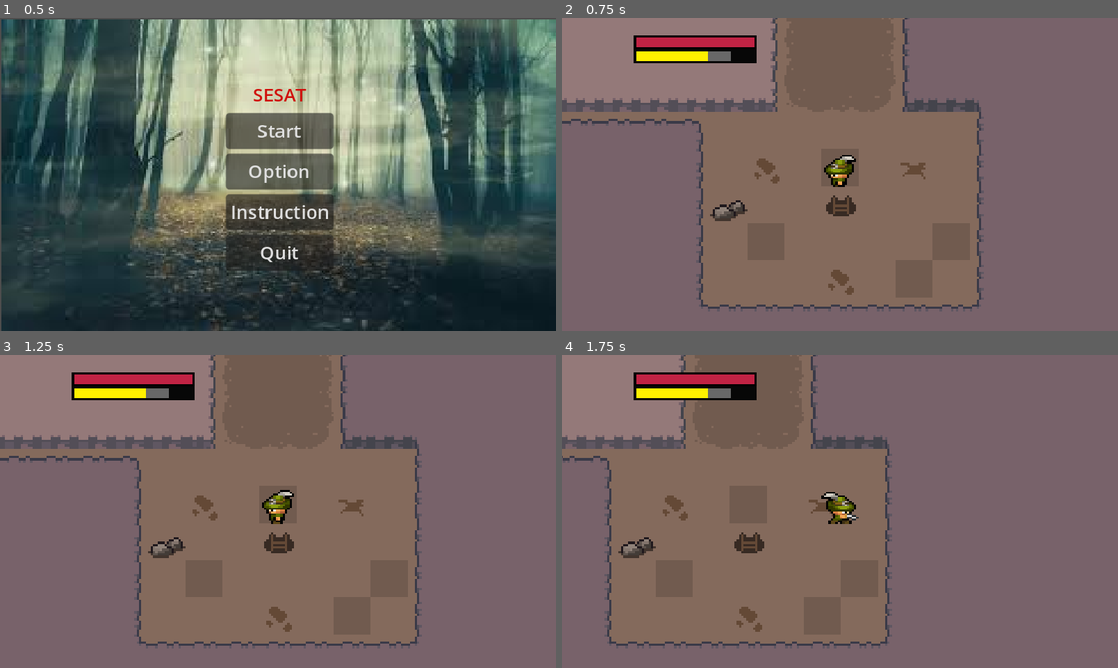
Above: before the commit, frames 1-4 (two rows, left to right).
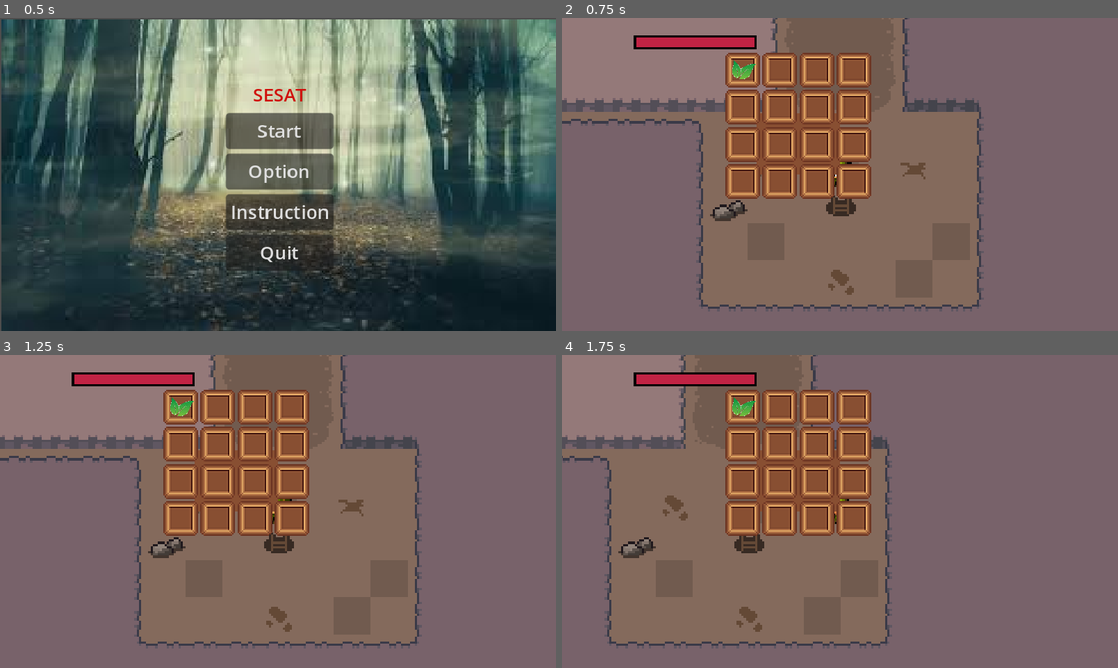
Above: after the commit, the same moments.

Repository: AGuylol/Tt6l-8
Game: Godot game, scene res://scenes/Menu_Spare.tscn
Two runs of this game, one before a commit and one after it. Both use one fixed random seed, a clock stepped at 60 frames per second and the inputs below.
Inputs (mouse positions are in pixels of both pictures, inside the frame that each line leads up to):
- Up to frame 1 (0.5 s): no input
- Up to frame 2 (0.75 s): click "Start" at 0.5 s
- Up to frame 3 (1.25 s): no input
- Up to frame 4 (1.75 s): move the mouse to (962, 495) at 1.27 s; hold D (right) from 1.28 s (still down); click (962, 495) at 1.35 s

Frame 1 is identical in both runs. In frame 2, 12% of the frame differs, in the area x 12-56%, y 10-58%; in frame 3, 12%; in frame 4, 12%.

Commit message:
add bagsystem

Diff:
--- /dev/null
+++ b/arts/icon/icon.svg
@@ -0,0 +1 @@
+<svg height="128" width="128" xmlns="http://www.w3.org/2000/svg"><rect x="2" y="2" width="124" height="124" rx="14" fill="#363d52" stroke="#212532" stroke-width="4"/><g transform="scale(.101) translate(122 122)"><g fill="#fff"><path d="M105 673v33q407 354 814 0v-33z"/><path d="m105 673 152 14q12 1 15 14l4 67 132 10 8-61q2-11 15-15h162q13 4 15 15l8 61 132-10 4-67q3-13 15-14l152-14V427q30-39 56-81-35-59-83-108-43 20-82 47-40-37-88-64 7-51 8-102-59-28-123-42-26 43-46 89-49-7-98 0-20-46-46-89-64 14-123 42 1 51 8 102-48 27-88 64-39-27-82-47-48 49-83 108 26 42 56 81zm0 33v39c0 276 813 276 814 0v-39l-134 12-5 69q-2 10-14 13l-162 11q-12 0-16-11l-10-65H446l-10 65q-4 11-16 11l-162-11q-12-3-14-13l-5-69z" fill="#478cbf"/><path d="M483 600c0 34 58 34 58 0v-86c0-34-58-34-58 0z"/><circle cx="725" cy="526" r="90"/><circle cx="299" cy="526" r="90"/></g><g fill="#414042"><circle cx="307" cy="532" r="60"/><circle cx="717" cy="532" r="60"/></g></g></svg>
--- /dev/null
+++ b/bag.gd
@@ -0,0 +1,21 @@
+extends CanvasLayer
+
+@onready var bagContainer = $NinePatchRect
+@onready var itemSlotContainer = $NinePatchRect/MarginContainer/SlotItem
+
+var items = []
+
+func get_item(itemData):
+	items.append(itemData)
+	_refresh_ui()
+
+func _refresh_ui():
+	var allItemSlots = itemSlotContainer.get_children()
+
+	for i in len(items):
+		var itemData =  items[i]
+		allItemSlots[i].texture = itemData["icon"]
+
+
+func _on_texture_button_pressed():
+	bagContainer.visible = !bagContainer.visible
--- /dev/null
+++ b/bag.tscn
@@ -0,0 +1,318 @@
+[gd_scene load_steps=6 format=3 uid="uid://cfsw28miudcxt"]
+
+[ext_resource type="Texture2D" uid="uid://dvmfcj3m5blgm" path="res://icon/unnamed.png" id="1_0vfex"]
+[ext_resource type="Script" path="res://bag.gd" id="1_2cog5"]
+[ext_resource type="Texture2D" uid="uid://dsobs2nb3g6g1" path="res://icon/sack.jpg" id="2_xcpg6"]
+[ext_resource type="Texture2D" uid="uid://d0txhlxftocts" path="res://icon/invslot1.png" id="3_qkm12"]
+[ext_resource type="Texture2D" uid="uid://dfqc75dehg52p" path="res://icon/herb1.png" id="4_0opmx"]
+
+[node name="Bag" type="CanvasLayer"]
+script = ExtResource("1_2cog5")
+
+[node name="TextureButton" type="TextureButton" parent="."]
+offset_left = 1009.0
+offset_top = 510.0
+offset_right = 1521.0
+offset_bottom = 1022.0
+scale = Vector2(0.2, 0.2)
+texture_normal = ExtResource("1_0vfex")
+texture_pressed = ExtResource("2_xcpg6")
+texture_hover = ExtResource("2_xcpg6")
+
+[node name="NinePatchRect" type="NinePatchRect" parent="."]
+custom_minimum_size = Vector2(420, 290)
+offset_left = 554.0
+offset_top = 330.0
+offset_right = 594.0
+offset_bottom = 370.0
+texture = ExtResource("3_qkm12")
+region_rect = Rect2(8.39569, 6.00359, 8.76235, 10.8653)
+
+[node name="MarginContainer" type="MarginContainer" parent="NinePatchRect"]
+layout_mode = 1
+anchors_preset = 15
+anchor_right = 1.0
+anchor_bottom = 1.0
+grow_horizontal = 2
+grow_vertical = 2
+theme_override_constants/margin_left = 20
+theme_override_constants/margin_top = 20
+theme_override_constants/margin_right = 20
+theme_override_constants/margin_bottom = 20
+
+[node name="SlotBackground" type="GridContainer" parent="NinePatchRect/MarginContainer"]
+layout_mode = 2
+columns = 6
+
+[node name="TextureRect" type="TextureRect" parent="NinePatchRect/MarginContainer/SlotBackground"]
+custom_minimum_size = Vector2(60, 60)
+layout_mode = 2
+texture = ExtResource("3_qkm12")
+expand_mode = 1
+
+[node name="TextureRect2" type="TextureRect" parent="NinePatchRect/MarginContainer/SlotBackground"]
+custom_minimum_size = Vector2(60, 60)
+layout_mode = 2
+texture = ExtResource("3_qkm12")
+expand_mode = 1
+
+[node name="TextureRect3" type="TextureRect" parent="NinePatchRect/MarginContainer/SlotBackground"]
+custom_minimum_size = Vector2(60, 60)
+layout_mode = 2
+texture = ExtResource("3_qkm12")
+expand_mode = 1
+
+[node name="TextureRect4" type="TextureRect" parent="NinePatchRect/MarginContainer/SlotBackground"]
+custom_minimum_size = Vector2(60, 60)
+layout_mode = 2
+texture = ExtResource("3_qkm12")
+expand_mode = 1
+
+[node name="TextureRect5" type="TextureRect" parent="NinePatchRect/MarginContainer/SlotBackground"]
+custom_minimum_size = Vector2(60, 60)
+layout_mode = 2
+texture = ExtResource("3_qkm12")
+expand_mode = 1
+
+[node name="TextureRect6" type="TextureRect" parent="NinePatchRect/MarginContainer/SlotBackground"]
+custom_minimum_size = Vector2(60, 60)
+layout_mode = 2
+texture = ExtResource("3_qkm12")
+expand_mode = 1
+
+[node name="TextureRect7" type="TextureRect" parent="NinePatchRect/MarginContainer/SlotBackground"]
+custom_minimum_size = Vector2(60, 60)
+layout_mode = 2
+texture = ExtResource("3_qkm12")
+expand_mode = 1
+
+[node name="TextureRect8" type="TextureRect" parent="NinePatchRect/MarginContainer/SlotBackground"]
+custom_minimum_size = Vector2(60, 60)
+layout_mode = 2
+texture = ExtResource("3_qkm12")
+expand_mode = 1
+
+[node name="TextureRect9" type="TextureRect" parent="NinePatchRect/MarginContainer/SlotBackground"]
+custom_minimum_size = Vector2(60, 60)
+layout_mode = 2
+texture = ExtResource("3_qkm12")
+expand_mode = 1
+
+[node name="TextureRect10" type="TextureRect" parent="NinePatchRect/MarginContainer/SlotBackground"]
+custom_minimum_size = Vector2(60, 60)
+layout_mode = 2
+texture = ExtResource("3_qkm12")
+expand_mode = 1
+
+[node name="TextureRect11" type="TextureRect" parent="NinePatchRect/MarginContainer/SlotBackground"]
+custom_minimum_size = Vector2(60, 60)
+layout_mode = 2
+texture = ExtResource("3_qkm12")
+expand_mode = 1
+
+[node name="TextureRect12" type="TextureRect" parent="NinePatchRect/MarginContainer/SlotBackground"]
+custom_minimum_size = Vector2(60, 60)
+layout_mode = 2
+texture = ExtResource("3_qkm12")
+expand_mode = 1
+
+[node name="TextureRect13" type="TextureRect" parent="NinePatchRect/MarginContainer/SlotBackground"]
+custom_minimum_size = Vector2(60, 60)
+layout_mode = 2
+texture = ExtResource("3_qkm12")
+expand_mode = 1
+
+[node name="TextureRect14" type="TextureRect" parent="NinePatchRect/MarginContainer/SlotBackground"]
+custom_minimum_size = Vector2(60, 60)
+layout_mode = 2
+texture = ExtResource("3_qkm12")
+expand_mode = 1
+
+[node name="TextureRect15" type="TextureRect" parent="NinePatchRect/MarginContainer/SlotBackground"]
+custom_minimum_size = Vector2(60, 60)
+layout_mode = 2
+texture = ExtResource("3_qkm12")
+expand_mode = 1
+
+[node name="TextureRect16" type="TextureRect" parent="NinePatchRect/MarginContainer/SlotBackground"]
+custom_minimum_size = Vector2(60, 60)
+layout_mode = 2
+texture = ExtResource("3_qkm12")
+expand_mode = 1
+
+[node name="TextureRect17" type="TextureRect" parent="NinePatchRect/MarginContainer/SlotBackground"]
+custom_minimum_size = Vector2(60, 60)
+layout_mode = 2
+texture = ExtResource("3_qkm12")
+expand_mode = 1
+
+[node name="TextureRect18" type="TextureRect" parent="NinePatchRect/MarginContainer/SlotBackground"]
+custom_minimum_size = Vector2(60, 60)
+layout_mode = 2
+texture = ExtResource("3_qkm12")
+expand_mode = 1
+
+[node name="TextureRect19" type="TextureRect" parent="NinePatchRect/MarginContainer/SlotBackground"]
+custom_minimum_size = Vector2(60, 60)
+layout_mode = 2
+texture = ExtResource("3_qkm12")
+expand_mode = 1
+
+[node name="TextureRect20" type="TextureRect" parent="NinePatchRect/MarginContainer/SlotBackground"]
+custom_minimum_size = Vector2(60, 60)
+layout_mode = 2
+texture = ExtResource("3_qkm12")
+expand_mode = 1
+
+[node name="TextureRect21" type="TextureRect" parent="NinePatchRect/MarginContainer/SlotBackground"]
+custom_minimum_size = Vector2(60, 60)
+layout_mode = 2
+texture = ExtResource("3_qkm12")
+expand_mode = 1
+
+[node name="TextureRect22" type="TextureRect" parent="NinePatchRect/MarginContainer/SlotBackground"]
+custom_minimum_size = Vector2(60, 60)
+layout_mode = 2
+texture = ExtResource("3_qkm12")
+expand_mode = 1
+
+[node name="TextureRect23" type="TextureRect" parent="NinePatchRect/MarginContainer/SlotBackground"]
+custom_minimum_size = Vector2(60, 60)
+layout_mode = 2
+texture = ExtResource("3_qkm12")
+expand_mode = 1
+
+[node name="TextureRect24" type="TextureRect" parent="NinePatchRect/MarginContainer/SlotBackground"]
+custom_minimum_size = Vector2(60, 60)
+layout_mode = 2
+texture = ExtResource("3_qkm12")
+expand_mode = 1
+
+[node name="SlotItem" type="GridContainer" parent="NinePatchRect/MarginContainer"]
+layout_mode = 2
+columns = 6
+
+[node name="TextureRect" type="TextureRect" parent="NinePatchRect/MarginContainer/SlotItem"]
+custom_minimum_size = Vector2(60, 60)
+layout_mode = 2
+texture = ExtResource("4_0opmx")
+expand_mode = 1
+
+[node name="TextureRect20" type="TextureRect" parent="NinePatchRect/MarginContainer/SlotItem"]
+custom_minimum_size = Vector2(60, 60)
+layout_mode = 2
+texture = ExtResource("4_0opmx")
+expand_mode = 1
+
+[node name="TextureRect24" type="TextureRect" parent="NinePatchRect/MarginContainer/SlotItem"]
+custom_minimum_size = Vector2(60, 60)
+layout_mode = 2
+texture = ExtResource("4_0opmx")
+expand_mode = 1
+
+[node name="TextureRect2" type="TextureRect" parent="NinePatchRect/MarginContainer/SlotItem"]
+custom_minimum_size = Vector2(60, 60)
+layout_mode = 2
+expand_mode = 1
+
+[node name="TextureRect3" type="TextureRect" parent="NinePatchRect/MarginContainer/SlotItem"]
+custom_minimum_size = Vector2(60, 60)
+layout_mode = 2
+expand_mode = 1
+
+[node name="TextureRect4" type="TextureRect" parent="NinePatchRect/MarginContainer/SlotItem"]
+custom_minimum_size = Vector2(60, 60)
+layout_mode = 2
+expand_mode = 1
+
+[node name="TextureRect5" type="TextureRect" parent="NinePatchRect/MarginContainer/SlotItem"]
+custom_minimum_size = Vector2(60, 60)
+layout_mode = 2
+expand_mode = 1
+
+[node name="TextureRect6" type="TextureRect" parent="NinePatchRect/MarginContainer/SlotItem"]
+custom_minimum_size = Vector2(60, 60)
+layout_mode = 2
+expand_mode = 1
+
+[node name="TextureRect7" type="TextureRect" parent="NinePatchRect/MarginContainer/SlotItem"]
+custom_minimum_size = Vector2(60, 60)
+layout_mode = 2
+expand_mode = 1
+
+[node name="TextureRect8" type="TextureRect" parent="NinePatchRect/MarginContainer/SlotItem"]
+custom_minimum_size = Vector2(60, 60)
+layout_mode = 2
+expand_mode = 1
+
+[node name="TextureRect9" type="TextureRect" parent="NinePatchRect/MarginContainer/SlotItem"]
+custom_minimum_size = Vector2(60, 60)
+layout_mode = 2
+expand_mode = 1
+
+[node name="TextureRect10" type="TextureRect" parent="NinePatchRect/MarginContainer/SlotItem"]
+custom_minimum_size = Vector2(60, 60)
+layout_mode = 2
+expand_mode = 1
+
+[node name="TextureRect11" type="TextureRect" parent="NinePatchRect/MarginContainer/SlotItem"]
+custom_minimum_size = Vector2(60, 60)
+layout_mode = 2
+expand_mode = 1
+
+[node name="TextureRect12" type="TextureRect" parent="NinePatchRect/MarginContainer/SlotItem"]
+custom_minimum_size = Vector2(60, 60)
+layout_mode = 2
+expand_mode = 1
+
+[node name="TextureRect13" type="TextureRect" parent="NinePatchRect/MarginContainer/SlotItem"]
+custom_minimum_size = Vector2(60, 60)
+layout_mode = 2
+expand_mode = 1
+
+[node name="TextureRect14" type="TextureRect" parent="NinePatchRect/MarginContainer/SlotItem"]
+custom_minimum_size = Vector2(60, 60)
+layout_mode = 2
+expand_mode = 1
+
+[node name="TextureRect15" type="TextureRect" parent="NinePatchRect/MarginContainer/SlotItem"]
+custom_minimum_size = Vector2(60, 60)
+layout_mode = 2
+expand_mode = 1
+
+[node name="TextureRect16" type="TextureRect" parent="NinePatchRect/MarginContainer/SlotItem"]
+custom_minimum_size = Vector2(60, 60)
+layout_mode = 2
+expand_mode = 1
+
+[node name="TextureRect17" type="TextureRect" parent="NinePatchRect/MarginContainer/SlotItem"]
+custom_minimum_size = Vector2(60, 60)
+layout_mode = 2
+expand_mode = 1
+
+[node name="TextureRect18" type="TextureRect" parent="NinePatchRect/MarginContainer/SlotItem"]
+custom_minimum_size = Vector2(60, 60)
+layout_mode = 2
+expand_mode = 1
+
+[node name="TextureRect19" type="TextureRect" parent="NinePatchRect/MarginContainer/SlotItem"]
+custom_minimum_size = Vector2(60, 60)
+layout_mode = 2
+expand_mode = 1
+
+[node name="TextureRect21" type="TextureRect" parent="NinePatchRect/MarginContainer/SlotItem"]
+custom_minimum_size = Vector2(60, 60)
+layout_mode = 2
+expand_mode = 1
+
+[node name="TextureRect22" type="TextureRect" parent="NinePatchRect/MarginContainer/SlotItem"]
+custom_minimum_size = Vector2(60, 60)
+layout_mode = 2
+expand_mode = 1
+
+[node name="TextureRect23" type="TextureRect" parent="NinePatchRect/MarginContainer/SlotItem"]
+custom_minimum_size = Vector2(60, 60)
+layout_mode = 2
+expand_mode = 1
+
+[connection signal="pressed" from="TextureButton" to="." method="_on_texture_button_pressed"]
--- /dev/null
+++ b/scenes/bag.tscn
@@ -0,0 +1,246 @@
+[gd_scene load_steps=6 format=3 uid="uid://bvpmgvvur04d5"]
+
+[ext_resource type="Texture2D" uid="uid://dvmfcj3m5blgm" path="res://arts/icon/unnamed.png" id="1_0vfex"]
+[ext_resource type="Script" path="res://bag.gd" id="1_2cog5"]
+[ext_resource type="Texture2D" uid="uid://dsobs2nb3g6g1" path="res://arts/icon/sack.jpg" id="2_xcpg6"]
+[ext_resource type="Texture2D" uid="uid://d0txhlxftocts" path="res://arts/icon/invslot1.png" id="3_qkm12"]
+[ext_resource type="Texture2D" uid="uid://dfqc75dehg52p" path="res://arts/icon/herb1.png" id="4_0opmx"]
+
+[node name="Bag" type="CanvasLayer"]
+script = ExtResource("1_2cog5")
+
+[node name="TextureButton" type="TextureButton" parent="."]
+anchors_preset = 8
+anchor_left = 0.5
+anchor_top = 0.5
+anchor_right = 0.5
+anchor_bottom = 0.5
+offset_left = -256.0
+offset_top = -256.0
+offset_right = 256.0
+offset_bottom = 256.0
+grow_horizontal = 2
+grow_vertical = 2
+scale = Vector2(0.1, 0.1)
+texture_normal = ExtResource("1_0vfex")
+texture_pressed = ExtResource("2_xcpg6")
+texture_hover = ExtResource("2_xcpg6")
+
+[node name="NinePatchRect" type="NinePatchRect" parent="."]
+anchors_preset = 8
+anchor_left = 0.5
+anchor_top = 0.5
+anchor_right = 0.5
+anchor_bottom = 0.5
+offset_left = -72.0
+offset_top = -53.0
+offset_right = 72.0
+offset_bottom = 53.0
+grow_horizontal = 2
+grow_vertical = 2
+scale = Vector2(0.5, 0.5)
+texture = ExtResource("3_qkm12")
+region_rect = Rect2(8.39569, 6.00359, 8.76235, 10.8653)
+
+[node name="MarginContainer" type="MarginContainer" parent="NinePatchRect"]
+layout_mode = 1
+anchors_preset = 15
+anchor_right = 1.0
+anchor_bottom = 1.0
+offset_left = -56.0
+offset_top = -110.0
+offset_right = 56.0
+offset_bottom = 47.0
+grow_horizontal = 2
+grow_vertical = 2
+theme_override_constants/margin_left = 10
+theme_override_constants/margin_top = 10
+theme_override_constants/margin_right = 10
+theme_override_constants/margin_bottom = 10
+
+[node name="SlotBackground" type="GridContainer" parent="NinePatchRect/MarginContainer"]
+layout_mode = 2
+columns = 4
+
+[node name="TextureRect" type="TextureRect" parent="NinePatchRect/MarginContainer/SlotBackground"]
+custom_minimum_size = Vector2(60, 60)
+layout_mode = 2
+texture = ExtResource("3_qkm12")
+expand_mode = 1
+
+[node name="TextureRect2" type="TextureRect" parent="NinePatchRect/MarginContainer/SlotBackground"]
+custom_minimum_size = Vector2(60, 60)
+layout_mode = 2
+texture = ExtResource("3_qkm12")
+expand_mode = 1
+
+[node name="TextureRect3" type="TextureRect" parent="NinePatchRect/MarginContainer/SlotBackground"]
+custom_minimum_size = Vector2(60, 60)
+layout_mode = 2
+texture = ExtResource("3_qkm12")
+expand_mode = 1
+
+[node name="TextureRect4" type="TextureRect" parent="NinePatchRect/MarginContainer/SlotBackground"]
+custom_minimum_size = Vector2(60, 60)
+layout_mode = 2
+texture = ExtResource("3_qkm12")
+expand_mode = 1
+
+[node name="TextureRect5" type="TextureRect" parent="NinePatchRect/MarginContainer/SlotBackground"]
+custom_minimum_size = Vector2(60, 60)
+layout_mode = 2
+texture = ExtResource("3_qkm12")
+expand_mode = 1
+
+[node name="TextureRect6" type="TextureRect" parent="NinePatchRect/MarginContainer/SlotBackground"]
+custom_minimum_size = Vector2(60, 60)
+layout_mode = 2
+texture = ExtResource("3_qkm12")
+expand_mode = 1
+
+[node name="TextureRect7" type="TextureRect" parent="NinePatchRect/MarginContainer/SlotBackground"]
+custom_minimum_size = Vector2(60, 60)
+layout_mode = 2
+texture = ExtResource("3_qkm12")
+expand_mode = 1
+
+[node name="TextureRect8" type="TextureRect" parent="NinePatchRect/MarginContainer/SlotBackground"]
+custom_minimum_size = Vector2(60, 60)
+layout_mode = 2
+texture = ExtResource("3_qkm12")
+expand_mode = 1
+
+[node name="TextureRect9" type="TextureRect" parent="NinePatchRect/MarginContainer/SlotBackground"]
+custom_minimum_size = Vector2(60, 60)
+layout_mode = 2
+texture = ExtResource("3_qkm12")
+expand_mode = 1
+
+[node name="TextureRect10" type="TextureRect" parent="NinePatchRect/MarginContainer/SlotBackground"]
+custom_minimum_size = Vector2(60, 60)
+layout_mode = 2
+texture = ExtResource("3_qkm12")
+expand_mode = 1
+
+[node name="TextureRect11" type="TextureRect" parent="NinePatchRect/MarginContainer/SlotBackground"]
+custom_minimum_size = Vector2(60, 60)
+layout_mode = 2
+texture = ExtResource("3_qkm12")
+expand_mode = 1
+
+[node name="TextureRect12" type="TextureRect" parent="NinePatchRect/MarginContainer/SlotBackground"]
+custom_minimum_size = Vector2(60, 60)
+layout_mode = 2
+texture = ExtResource("3_qkm12")
+expand_mode = 1
+
+[node name="TextureRect13" type="TextureRect" parent="NinePatchRect/MarginContainer/SlotBackground"]
+custom_minimum_size = Vector2(60, 60)
+layout_mode = 2
+texture = ExtResource("3_qkm12")
+expand_mode = 1
+
+[node name="TextureRect14" type="TextureRect" parent="NinePatchRect/MarginContainer/SlotBackground"]
+custom_minimum_size = Vector2(60, 60)
+layout_mode = 2
+texture = ExtResource("3_qkm12")
+expand_mode = 1
+
+[node name="TextureRect15" type="TextureRect" parent="NinePatchRect/MarginContainer/SlotBackground"]
+custom_minimum_size = Vector2(60, 60)
+layout_mode = 2
+texture = ExtResource("3_qkm12")
+expand_mode = 1
+
+[node name="TextureRect16" type="TextureRect" parent="NinePatchRect/MarginContainer/SlotBackground"]
+custom_minimum_size = Vector2(60, 60)
+layout_mode = 2
+texture = ExtResource("3_qkm12")
+expand_mode = 1
+
+[node name="SlotItem" type="GridContainer" parent="NinePatchRect/MarginContainer"]
+layout_mode = 2
+columns = 4
+
+[node name="TextureRect" type="TextureRect" parent="NinePatchRect/MarginContainer/SlotItem"]
+custom_minimum_size = Vector2(60, 60)
+layout_mode = 2
+texture = ExtResource("4_0opmx")
+expand_mode = 1
+
+[node name="TextureRect2" type="TextureRect" parent="NinePatchRect/MarginContainer/SlotItem"]
+custom_minimum_size = Vector2(60, 60)
+layout_mode = 2
+expand_mode = 1
+
+[node name="TextureRect3" type="TextureRect" parent="NinePatchRect/MarginContainer/SlotItem"]
+custom_minimum_size = Vector2(60, 60)
+layout_mode = 2
+expand_mode = 1
+
+[node name="TextureRect4" type="TextureRect" parent="NinePatchRect/MarginContainer/SlotItem"]
+custom_minimum_size = Vector2(60, 60)
+layout_mode = 2
+expand_mode = 1
+
+[node name="TextureRect5" type="TextureRect" parent="NinePatchRect/MarginContainer/SlotItem"]
+custom_minimum_size = Vector2(60, 60)
+layout_mode = 2
+expand_mode = 1
+
+[node name="TextureRect6" type="TextureRect" parent="NinePatchRect/MarginContainer/SlotItem"]
+custom_minimum_size = Vector2(60, 60)
+layout_mode = 2
+expand_mode = 1
+
+[node name="TextureRect7" type="TextureRect" parent="NinePatchRect/MarginContainer/SlotItem"]
+custom_minimum_size = Vector2(60, 60)
+layout_mode = 2
+expand_mode = 1
+
+[node name="TextureRect8" type="TextureRect" parent="NinePatchRect/MarginContainer/SlotItem"]
+custom_minimum_size = Vector2(60, 60)
+layout_mode = 2
+expand_mode = 1
+
+[node name="TextureRect9" type="TextureRect" parent="NinePatchRect/MarginContainer/SlotItem"]
+custom_minimum_size = Vector2(60, 60)
+layout_mode = 2
+expand_mode = 1
+
+[node name="TextureRect10" type="TextureRect" parent="NinePatchRect/MarginContainer/SlotItem"]
+custom_minimum_size = Vector2(60, 60)
+layout_mode = 2
+expand_mode = 1
+
+[node name="TextureRect11" type="TextureRect" parent="NinePatchRect/MarginContainer/SlotItem"]
+custom_minimum_size = Vector2(60, 60)
+layout_mode = 2
+expand_mode = 1
+
+[node name="TextureRect12" type="TextureRect" parent="NinePatchRect/MarginContainer/SlotItem"]
+custom_minimum_size = Vector2(60, 60)
+layout_mode = 2
+expand_mode = 1
+
+[node name="TextureRect13" type="TextureRect" parent="NinePatchRect/MarginContainer/SlotItem"]
+custom_minimum_size = Vector2(60, 60)
+layout_mode = 2
+expand_mode = 1
+
+[node name="TextureRect14" type="TextureRect" parent="NinePatchRect/MarginContainer/SlotItem"]
+custom_minimum_size = Vector2(60, 60)
+layout_mode = 2
+expand_mode = 1
+
+[node name="TextureRect15" type="TextureRect" parent="NinePatchRect/MarginContainer/SlotItem"]
+custom_minimum_size = Vector2(60, 60)
+layout_mode = 2
+expand_mode = 1
+
+[node name="TextureRect16" type="TextureRect" parent="NinePatchRect/MarginContainer/SlotItem"]
+custom_minimum_size = Vector2(60, 60)
+layout_mode = 2
+expand_mode = 1
+
+[connection signal="pressed" from="TextureButton" to="." method="_on_texture_button_pressed"]
--- a/scenes/character_body_2d.tscn
+++ b/scenes/character_body_2d.tscn
@@ -315,9 +315,6 @@
 animation = &"idle"
 
 [node name="AnimationTree" type="AnimationTree" parent="."]
-libraries = {
-"": SubResource("AnimationLibrary_ln2y8")
-}
 tree_root = SubResource("AnimationNodeStateMachine_b8rxs")
 anim_player = NodePath("../AnimationPlayer")
 parameters/idle/TimeScale/scale = 0.4
--- a/scenes/player.tscn
+++ b/scenes/player.tscn
@@ -2,7 +2,7 @@
 
 [ext_resource type="Texture2D" uid="uid://c0r3q5mfr0mjo" path="res://arts/characters/survivalgame-player-green.png" id="1_2pnou"]
 [ext_resource type="PackedScene" uid="uid://bcij4y6ry8na4" path="res://healthbar/healthbar.tscn" id="3_23llv"]
-[ext_resource type="PackedScene" uid="uid://bh8bxuvh53ilb" path="res://staminabar/staminabar.tscn" id="4_s1jka"]
+[ext_resource type="PackedScene" uid="uid://bvpmgvvur04d5" path="res://scenes/bag.tscn" id="3_nkeuo"]
 
 [sub_resource type="GDScript" id="GDScript_g0g3h"]
 script/source = "extends CharacterBody2D
@@ -1133,9 +1133,6 @@
 }
 
 [node name="AnimationTree" type="AnimationTree" parent="."]
-libraries = {
-"": SubResource("AnimationLibrary_th5yy")
-}
 tree_root = SubResource("AnimationNodeStateMachine_usk0s")
 anim_player = NodePath("../AnimationPlayer")
 parameters/conditions/attacking = false
@@ -1170,15 +1167,11 @@
 offset_right = -37.0
 offset_bottom = -55.0
 
-[node name="Staminabar" parent="." instance=ExtResource("4_s1jka")]
-offset_left = -88.0
-offset_top = -53.0
-offset_right = -37.0
-offset_bottom = -49.0
-
 [node name="dash_period" type="Timer" parent="."]
 
 [node name="dash_cooldown" type="Timer" parent="."]
+
+[node name="Bag" parent="." instance=ExtResource("3_nkeuo")]
 
 [connection signal="area_entered" from="playerhitbox" to="." method="_on_playerhitbox_area_entered"]
 [connection signal="body_entered" from="playerhitbox" to="." method="_on_playerhitbox_body_entered"]
--- /dev/null
+++ b/script/bag.gd
@@ -0,0 +1,21 @@
+extends CanvasLayer
+
+@onready var bagContainer = $NinePatchRect
+@onready var itemSlotContainer = $NinePatchRect/MarginContainer/SlotItem
+
+var items = []
+
+func get_item(itemData):
+	items.append(itemData)
+	_refresh_ui()
+
+func _refresh_ui():
+	var allItemSlots = itemSlotContainer.get_children()
+
+	for i in len(items):
+		var itemData =  items[i]
+		allItemSlots[i].texture = itemData["icon"]
+
+
+func _on_texture_button_pressed():
+	bagContainer.visible = !bagContainer.visible
Binary file added: arts/icon/head.jpg
Not shown, added: arts/icon/head.jpg.import
Binary file added: arts/icon/head.png
Not shown, added: arts/icon/head.png.import
Binary file added: arts/icon/herb1.png
Not shown, added: arts/icon/herb1.png.import
Not shown, added: arts/icon/icon.svg.import
Binary file added: arts/icon/inventory.jpg
Not shown, added: arts/icon/inventory.jpg.import
Binary file added: arts/icon/invslot1.png
Not shown, added: arts/icon/invslot1.png.import
Binary file added: arts/icon/molotov.png
(and 7 more such lines)
